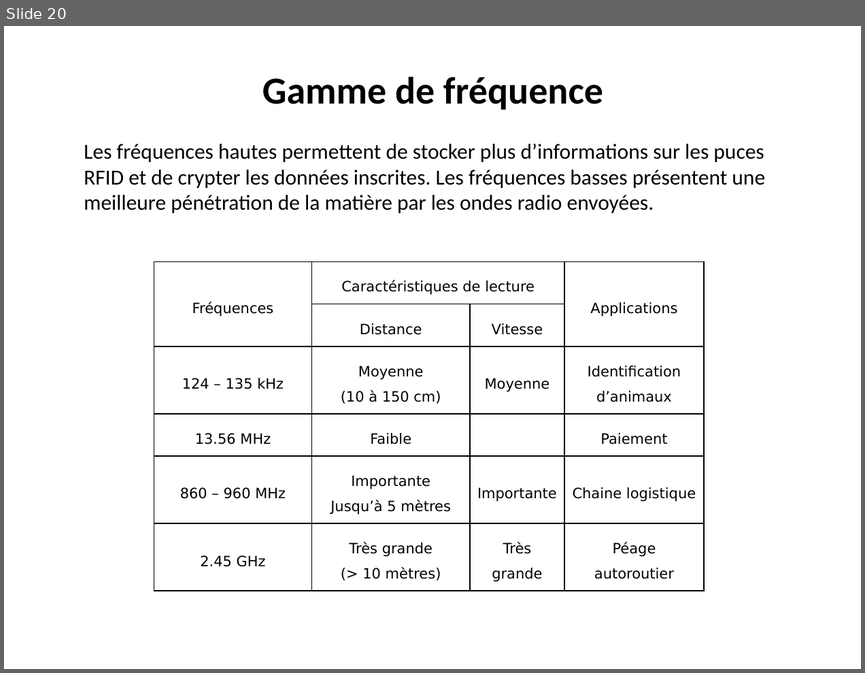
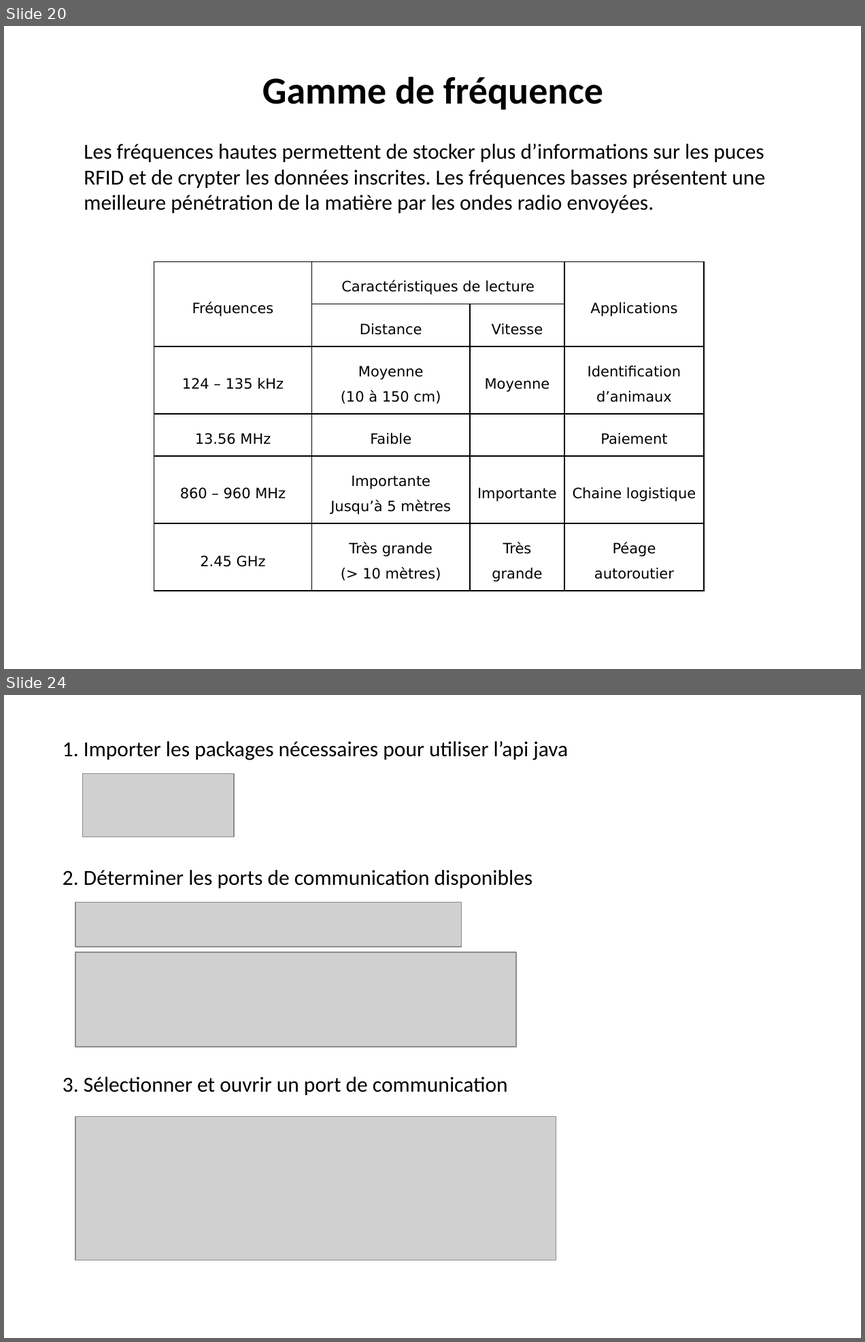
Before and after one commit to adeiry/RFID, a slide deck: RFID.pptx. Shown one above the other, each under a label of ours: slide 20 before the commit, slides 20 and 24 after it; the slides between them are not shown. The pictures are 865x673 and 865x1342 pixels, drawn with LibreOffice and Linux fonts; fonts in the diff are those of the drawing; grey boxes stand for pictures. Boxes give left, top, right and bottom in pixels: in the first picture for what was removed or moved away, otherwise in the second. Text is boxed around its words. In the diff, an @@ line names an element or a change of style, - is before the commit and + after.

```diff
--- a/RFID.pptx
+++ b/RFID.pptx
@@ slide 24 added at (4, 695, 861, 1338), background #FFFFFF @@
@@ text added at (62, 741, 568, 760), 18 pt, text #000000 @@
+1. Importer les packages nécessaires pour utiliser l’api java
@@ picture added at (83, 774, 235, 837) @@
@@ text added at (62, 870, 533, 888), 18 pt, text #000000 @@
+2. Déterminer les ports de communication disponibles
@@ picture added at (75, 902, 462, 947) @@
@@ picture added at (75, 952, 515, 1047) @@
@@ text added at (62, 1076, 508, 1095), 18 pt, text #000000 @@
+3. Sélectionner et ouvrir un port de communication
@@ picture added at (75, 1117, 555, 1261) @@
```
Also in this commit, not shown: 6 other slides added.
